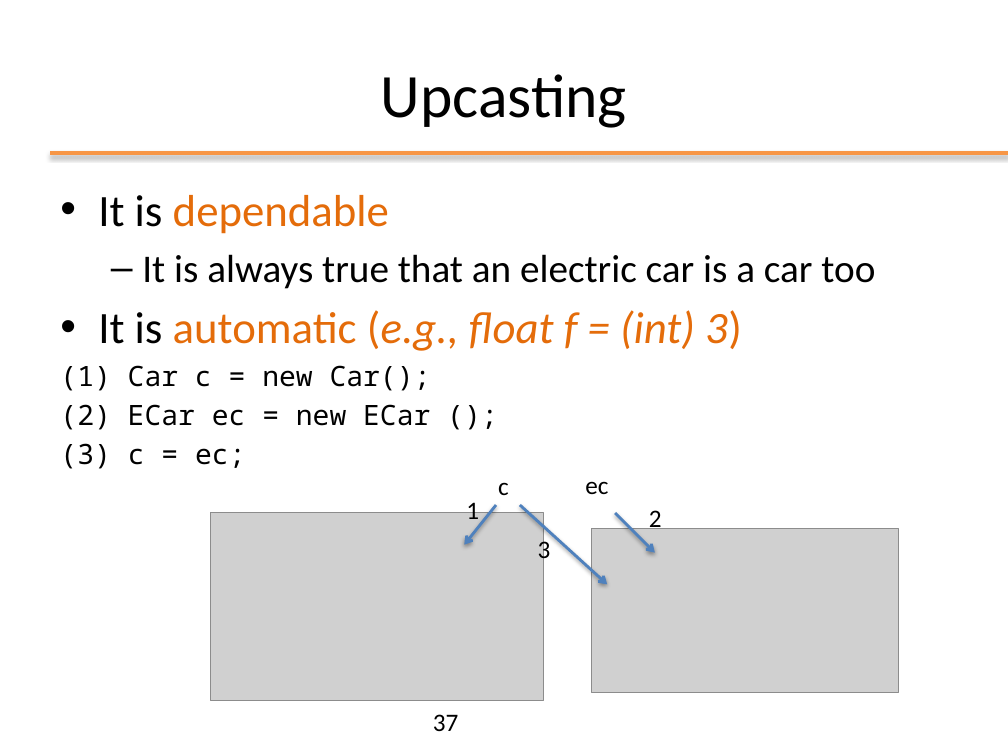
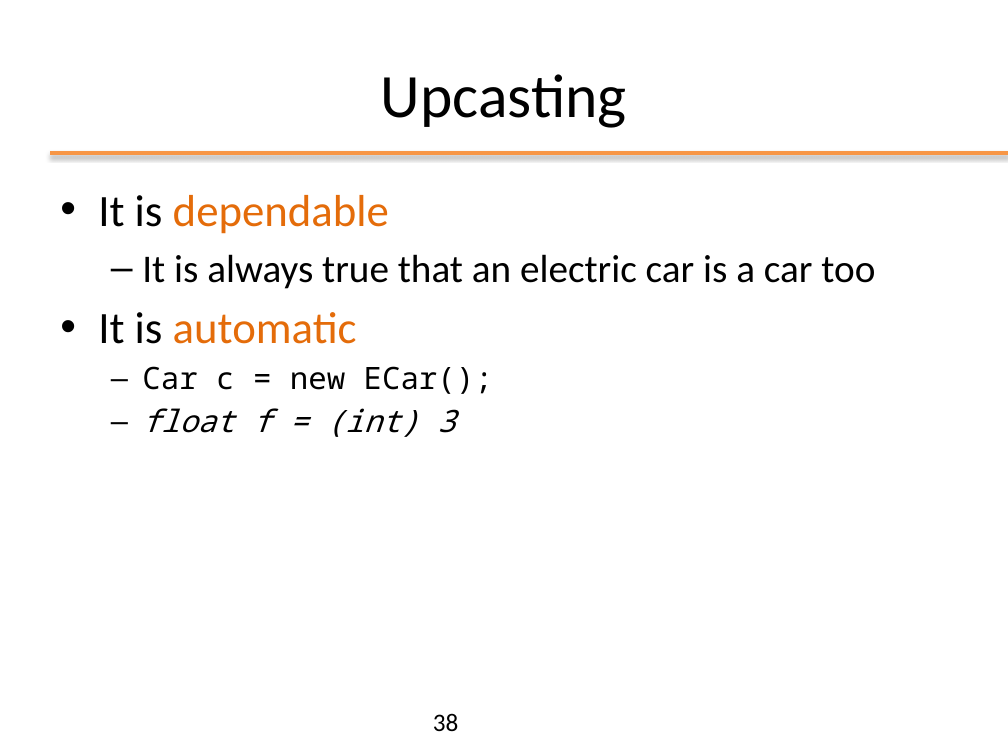
Before and after one commit to matt498/ooprogramming, a slide deck: slide 38 of slides/ppt/03_OOP_Inheritance.pptx (slide 37 before the commit). Drawn at 1008x756 pixels with LibreOffice and Linux fonts; fonts in the diff are those of the drawing; grey boxes stand for pictures; background and template pictures are left out. Boxes give left, top, right and bottom in pixels: in the first picture for what was removed or moved away, otherwise in the second. Text is boxed around its words. In the diff, an @@ line names an element or a change of style, - is before the commit and + after.

```diff
--- a/slides/ppt/03_OOP_Inheritance.pptx
+++ b/slides/ppt/03_OOP_Inheritance.pptx
@@ text at (98,312,493,437): text changed; size 20 to 22 pt @@
-• It is automatic (e.g., float f = (int) 3)
-(1) Car c = new Car();
-(2) ECar ec = new ECar ();
-(3) c = ec;
+• It is automatic
+  – Car c = new ECar();
+  – float f = (int) 3
@@ arrow removed from (496, 505) to (465, 544) @@
@@ text removed at (466,498,479,525) @@
-1
@@ text removed at (498,482,509,495) @@
-c
@@ arrow removed from (520, 505) to (607, 585) @@
@@ text removed at (585,481,608,494) @@
-ec
@@ picture removed at (211,513,544,701) @@
@@ text removed at (538,538,551,565) @@
-3
@@ picture removed at (592,529,899,692) @@
@@ arrow removed from (615, 513) to (655, 552) @@
@@ text removed at (649,510,662,533) @@
-2
@@ page number at (433,713,459,731): text changed @@
-37
+38
```
Also in this commit, not shown: 8 other slides changed, 2 slides added, 1 slide removed, 4 other files.
